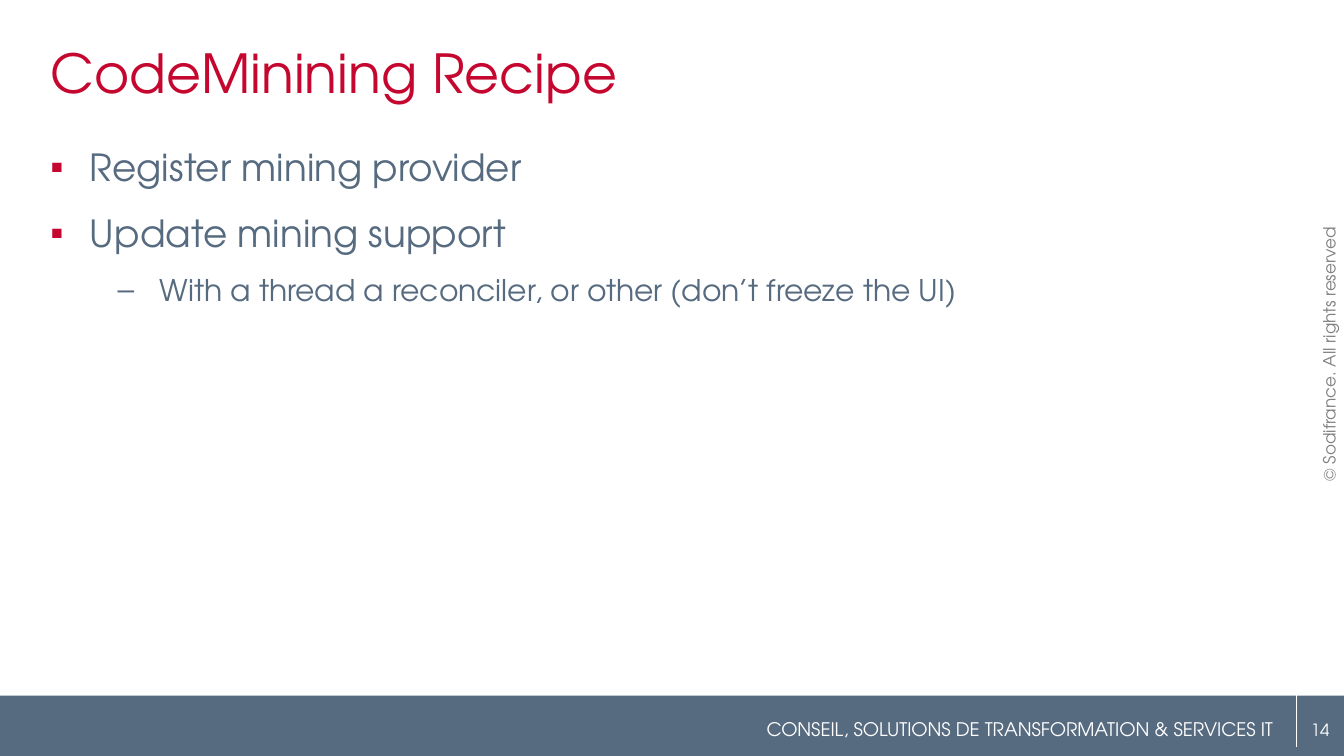
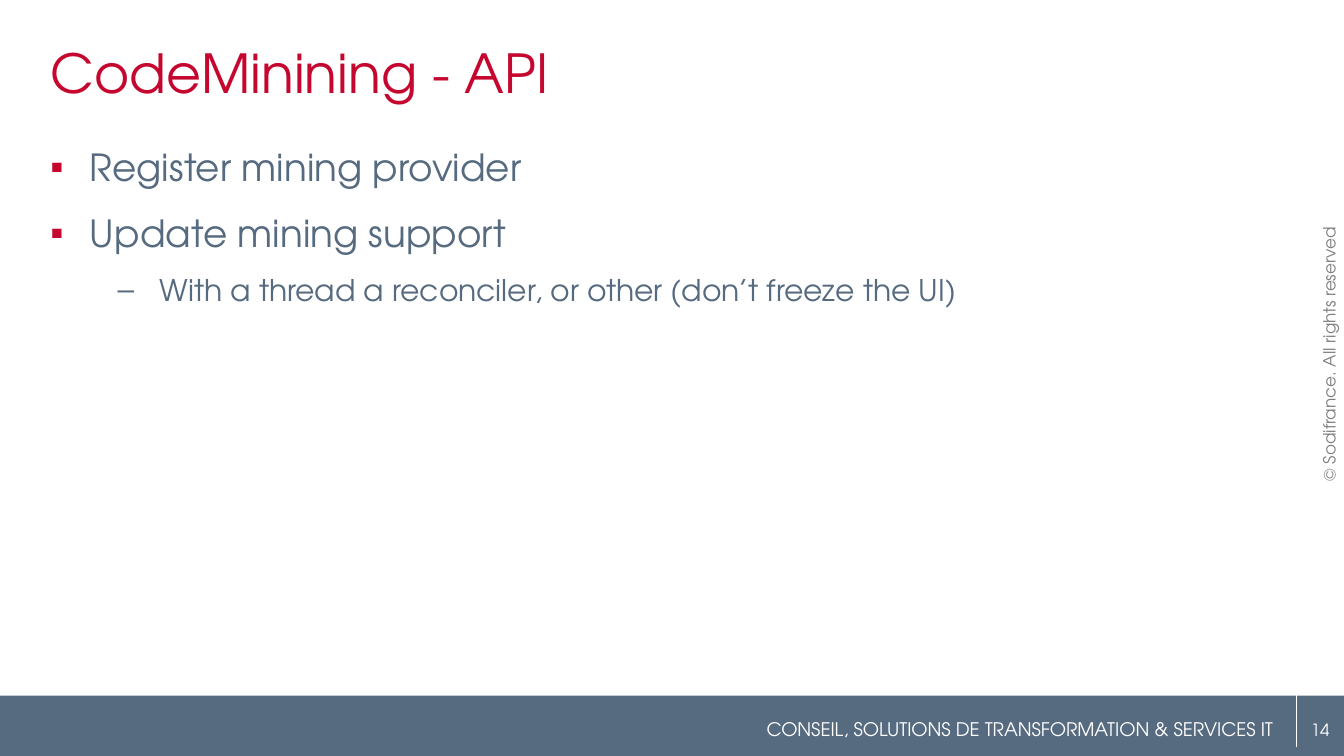
Before and after one commit to angelozerr/EclipseConFrance2018, a slide deck: slide 14 of EclipseConFrance2018_CodeMining.pptx. Drawn at 1344x756 pixels with LibreOffice and Linux fonts; fonts in the diff are those of the drawing; background and template pictures are left out. Boxes give left, top, right and bottom in pixels: in the first picture for what was removed or moved away, otherwise in the second. Text is boxed around its words. In the diff, an @@ line names an element or a change of style, - is before the commit and + after.

```diff
--- a/EclipseConFrance2018_CodeMining.pptx
+++ b/EclipseConFrance2018_CodeMining.pptx
@@ title at (x1=50, y1=52, x2=549, y2=105): text changed @@
-CodeMinining Recipe
+CodeMinining - API
```
Also in this commit, not shown: 7 other slides changed, 1 slide added, 1 slide removed, 1 other file.
